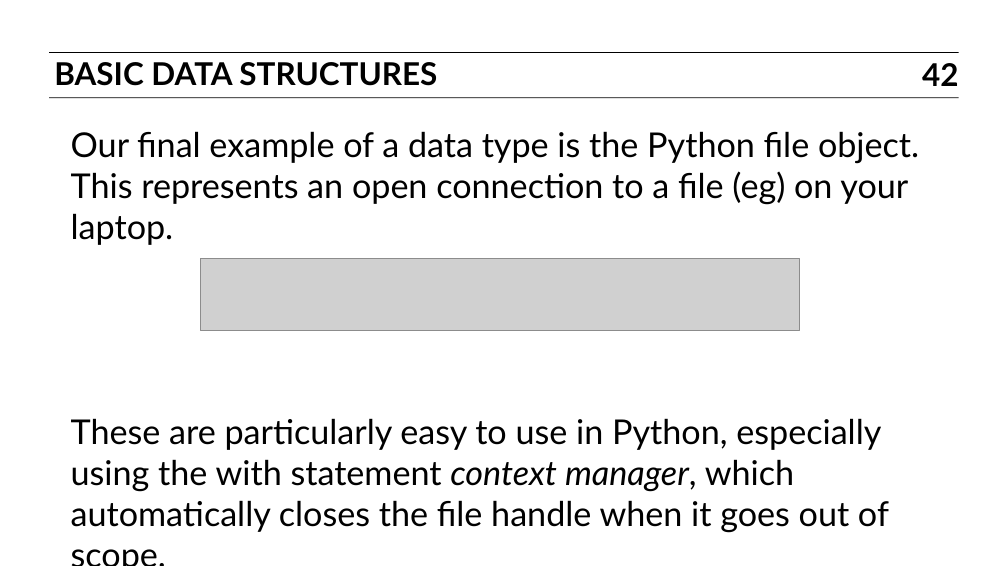
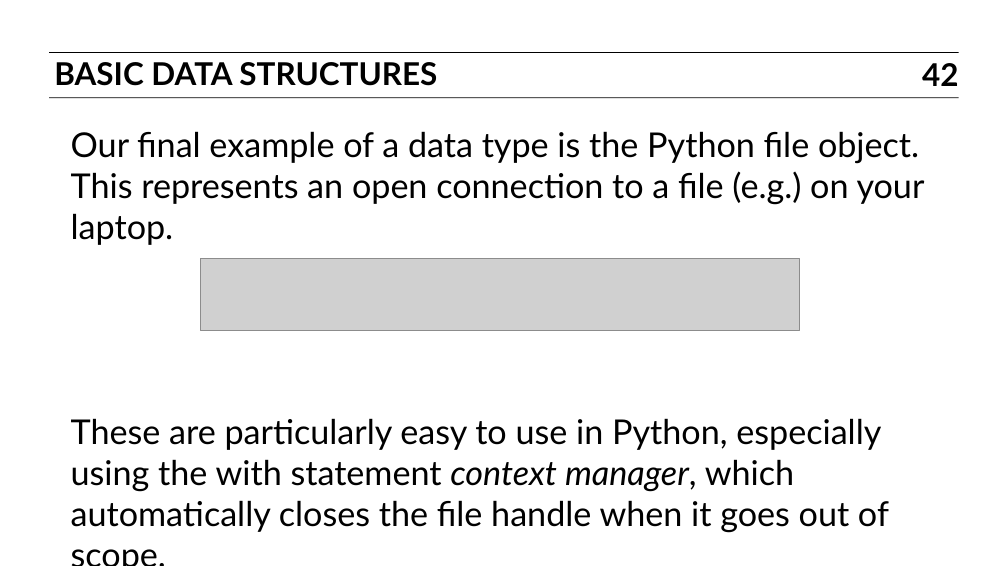
Before and after one commit to ajschumacher/gadsdc, a slide deck: slide 42 of 10-python/slides.pptx. Drawn at 1008x566 pixels with LibreOffice and Linux fonts; fonts in the diff are those of the drawing; grey boxes stand for pictures. Boxes give left, top, right and bottom in pixels: in the first picture for what was removed or moved away, otherwise in the second. Text is boxed around its words. In the diff, an @@ line names an element or a change of style, - is before the commit and + after.

Commit message:
python slides

```diff
--- a/10-python/slides.pptx
+++ b/10-python/slides.pptx
@@ text at (71,131,925,245): text changed @@
-Our final example of a data type is the Python file object. This represents an open connection to a file (eg) on your laptop.
+Our final example of a data type is the Python file object. This represents an open connection to a file (e.g.) on your laptop.
```
Also in this commit, not shown: 1 other slide changed, 1 slide added, 1 other file.
